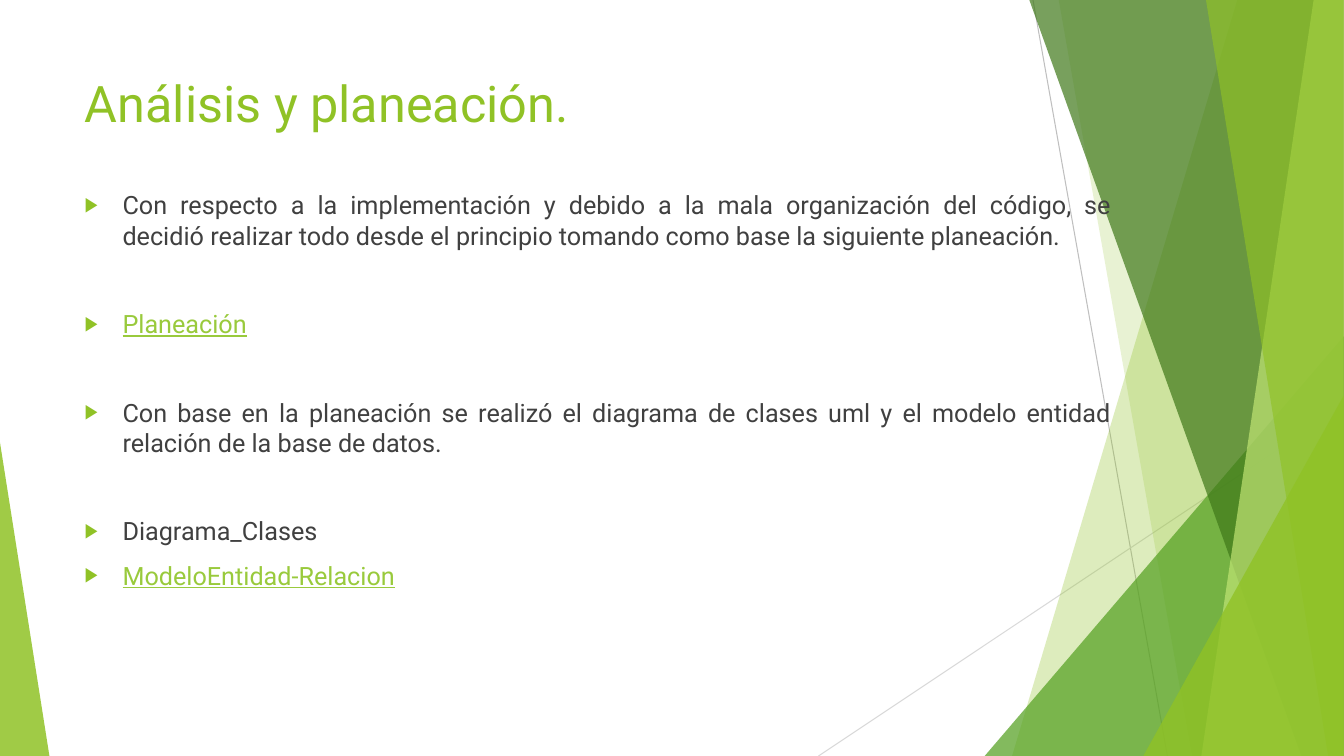
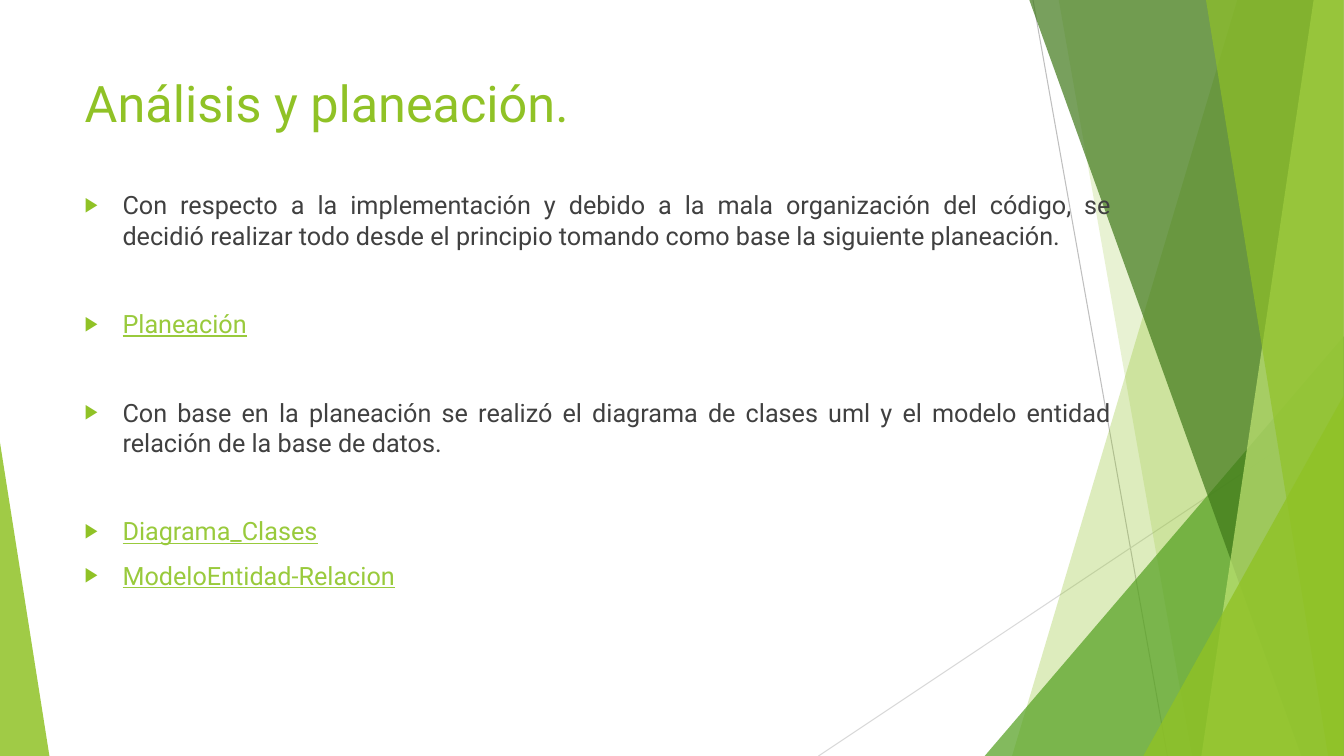
Before and after one commit to emiraldo/Tienda, a slide deck: slide 2 of postmortem/PostMortem.pptx. Drawn at 1344x756 pixels with LibreOffice and Linux fonts; fonts in the diff are those of the drawing. Boxes give left, top, right and bottom in pixels: in the first picture for what was removed or moved away, otherwise in the second. Text is boxed around its words. In the diff, an @@ line names an element or a change of style, - is before the commit and + after.

Commit message:
Version final

```diff
--- a/postmortem/PostMortem.pptx
+++ b/postmortem/PostMortem.pptx
@@ text at box(123, 521, 318, 546): text colour #404040 to #99CA3C, underline on in "Diagrama_Clases" @@
```
